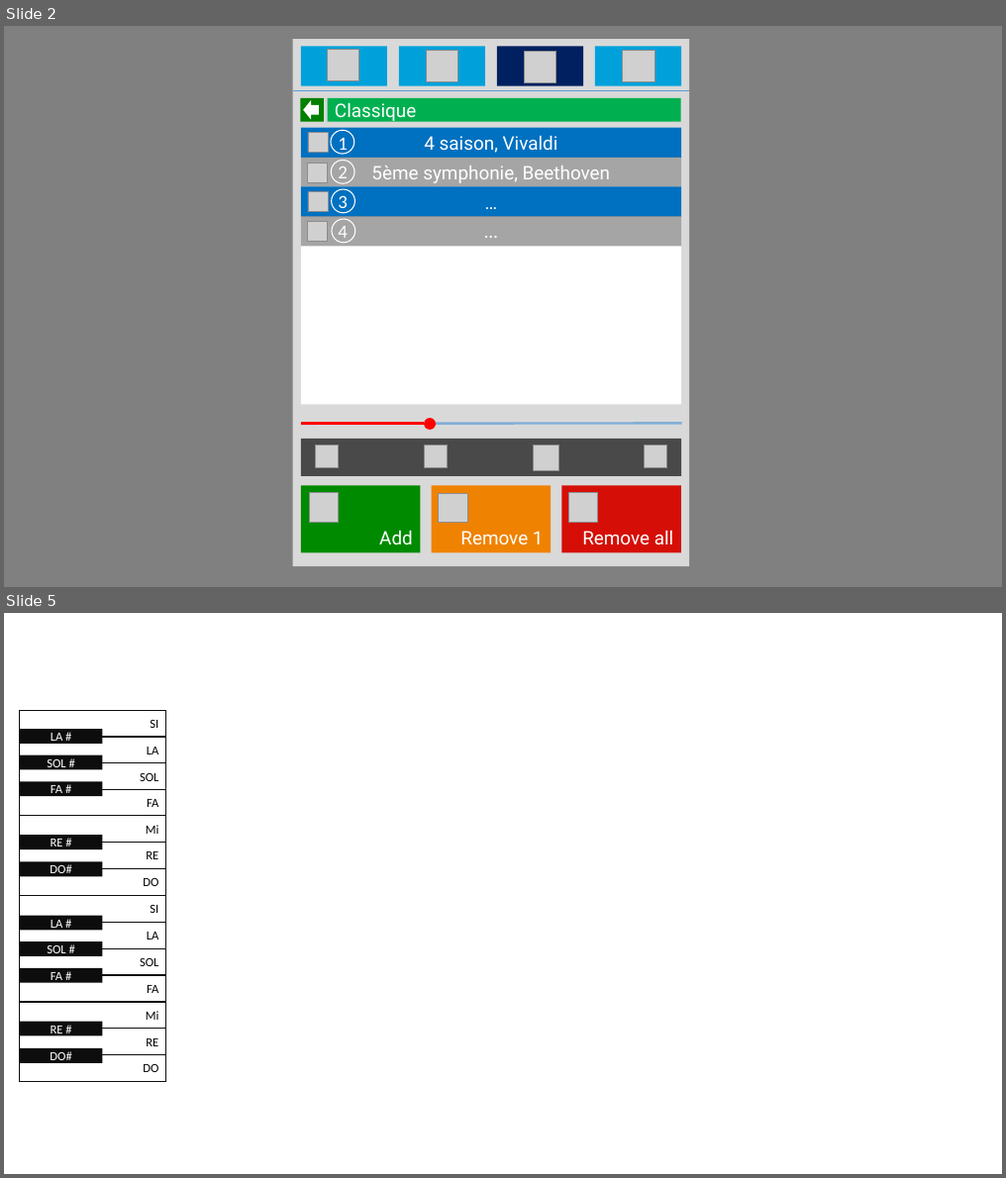
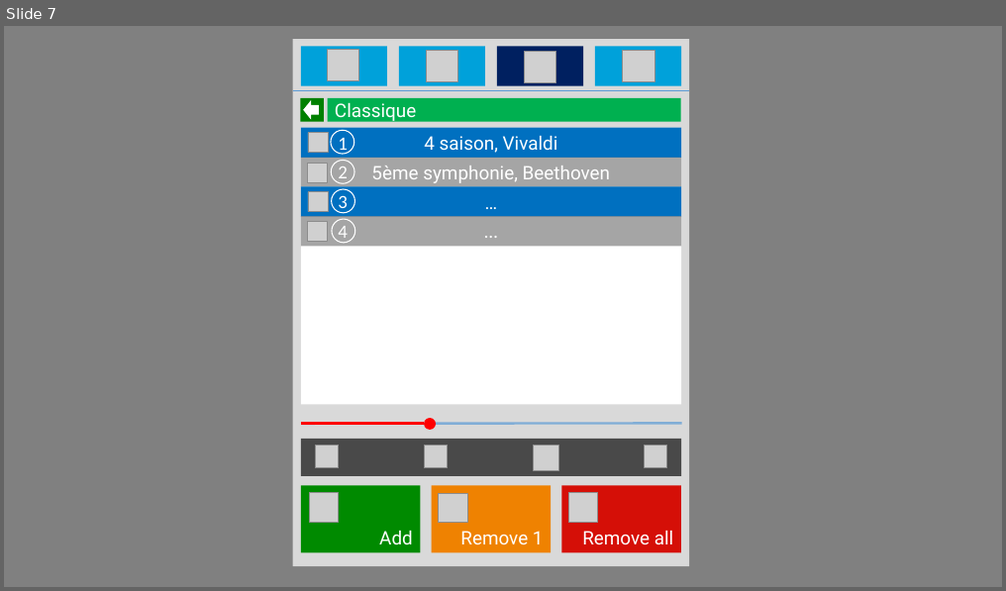
Before and after one commit to QuentinSalomon/TB, a slide deck: Administratif/Visuel/Visuel.pptx. Shown one above the other, each under a label of ours: slides 2 and 5 before the commit, slide 7 after it; the slides between them are not shown. The pictures are 1006x1178 and 1006x591 pixels, drawn with LibreOffice and Linux fonts; fonts in the diff are those of the drawing; grey boxes stand for pictures; background and template pictures are left out. Boxes give left, top, right and bottom in pixels: in the first picture for what was removed or moved away, otherwise in the second. Text is boxed around its words. In the diff, an @@ line names an element or a change of style, - is before the commit and + after.

```diff
--- a/Administratif/Visuel/Visuel.pptx
+++ b/Administratif/Visuel/Visuel.pptx
@@ slide 5 removed at box(4, 613, 1002, 1174), background picture (left out) @@
@@ rectangle removed at box(19, 710, 166, 737) @@
-SI
@@ rectangle removed at box(20, 729, 102, 744) @@
-LA #
@@ rectangle removed at box(19, 738, 166, 763) @@
-LA
@@ rectangle removed at box(20, 756, 102, 770) @@
-SOL #
@@ rectangle removed at box(19, 763, 166, 789) @@
-SOL
@@ rectangle removed at box(19, 789, 166, 815) @@
-FA
@@ rectangle removed at box(20, 781, 102, 796) @@
-FA #
@@ rectangle removed at box(19, 816, 166, 842) @@
-Mi
@@ rectangle removed at box(19, 842, 166, 868) @@
-RE
@@ rectangle removed at box(20, 836, 102, 851) @@
-RE #
@@ rectangle removed at box(19, 869, 166, 895) @@
-DO
@@ rectangle removed at box(20, 862, 102, 877) @@
-DO#
@@ rectangle removed at box(19, 895, 166, 922) @@
-SI
@@ rectangle removed at box(19, 922, 166, 949) @@
-LA
@@ rectangle removed at box(20, 916, 102, 931) @@
-LA #
@@ rectangle removed at box(19, 949, 166, 974) @@
-SOL
@@ rectangle removed at box(20, 968, 102, 983) @@
-FA #
@@ rectangle removed at box(20, 942, 102, 957) @@
-SOL #
@@ rectangle removed at box(19, 975, 166, 1001) @@
-FA
@@ rectangle removed at box(19, 1002, 166, 1029) @@
-Mi
@@ rectangle removed at box(20, 1022, 102, 1037) @@
-RE #
@@ rectangle removed at box(19, 1029, 166, 1055) @@
-RE
@@ rectangle removed at box(19, 1056, 166, 1081) @@
-DO
@@ rectangle removed at box(20, 1049, 102, 1063) @@
-DO#
@@ what was slide 2 is now slide 7 @@
```
Also in this commit, not shown: 3 slides changed, 3 slides added, 31 other files.
